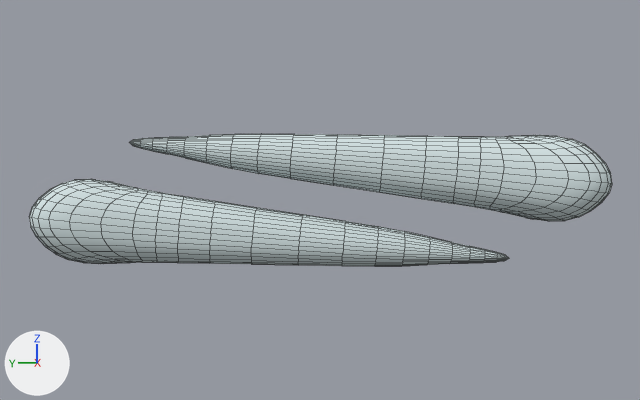
The Blender file Art/3Dmodels/Characters/Fylgja/FylgjaRiggedBackup.blend: old version first, new version second.
Rendered twice from a camera (50 mm lens) standing at (-203.0, -14.0, 10.0) and looking at (220.0, -1.0, 2.0). The lights are fixed; the arrows at lower left show +X, +Y and +Z. Mesh edges are drawn as thin lines. Objects named as collision shapes, trigger or cutter boxes, shadow casters or lower levels of detail are left out.

The scene before the commit, as lines of its bpy script (objects in view):
```python
me_sphere_001 = bpy.data.meshes.new('Sphere.001')
me_sphere_001.from_pydata(...)  # 398 vertices, 426 faces; spans x 198.0..241.0, y -140.0..140.0, z -30.0..34.0
me_sphere_001.polygons.foreach_set('use_smooth', [True] * 426)
# faces by material slot: [378, 48]
me_sphere_001.materials.append(mat_fylgja_mat)  # white #d8e6e7
me_sphere_001.materials.append(mat_fylgja_dark)  # dark grey #484848
ob_fylgja = bpy.data.objects.new('Fylgja', me_sphere_001)
ob_fylgja.location = (0.0, 0.0, 0.0)
_m = ob_fylgja.modifiers.new('Subsurf', 'SUBSURF')
_m.render_levels = 1
```
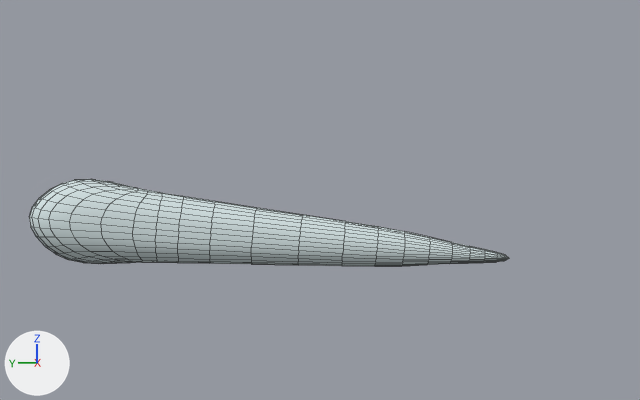
Boxes (x1, y1, x2, y2) around the edits, measured in the pictures (640 x 400 px):
```json
{"object": "Fylgja", "change": "reshaped", "before": [29, 134, 612, 266], "after": [29, 179, 509, 266], "on screen": "18% narrower, 34% shorter"}
{"part": 1, "of": "me_sphere_001", "change": "deleted", "before": [129, 134, 612, 221]}
```

Scene script edits in JSON lines:
```json
{"block": "me_sphere_001", "where": "me_sphere_001.from_pydata(...)  # 398 vertices, 426 faces; spans x 198.0..241.0, y -140.0..140.0, z -30.0..34.0"}
{"block": "me_sphere_001", "where": "# used by ob_fylgja; location = (0.0, 0.0, 0.0)"}
{"block": "me_sphere_001", "change": "me_sphere_001 part 1: the loose piece of 199 vertices spanning x 198.0..241.0, y -140.0..91.0, z -9.0..34.0 is deleted"}
```
